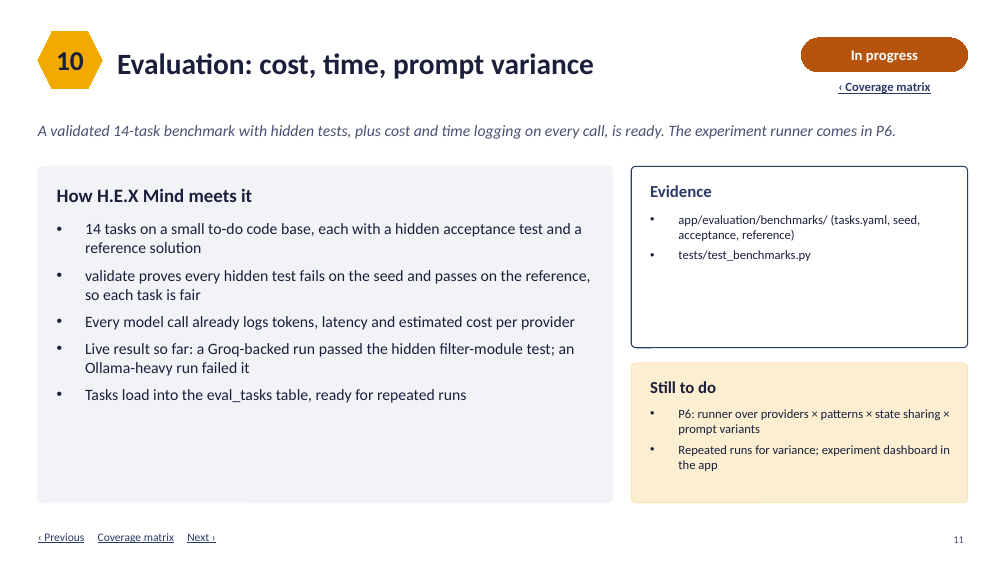
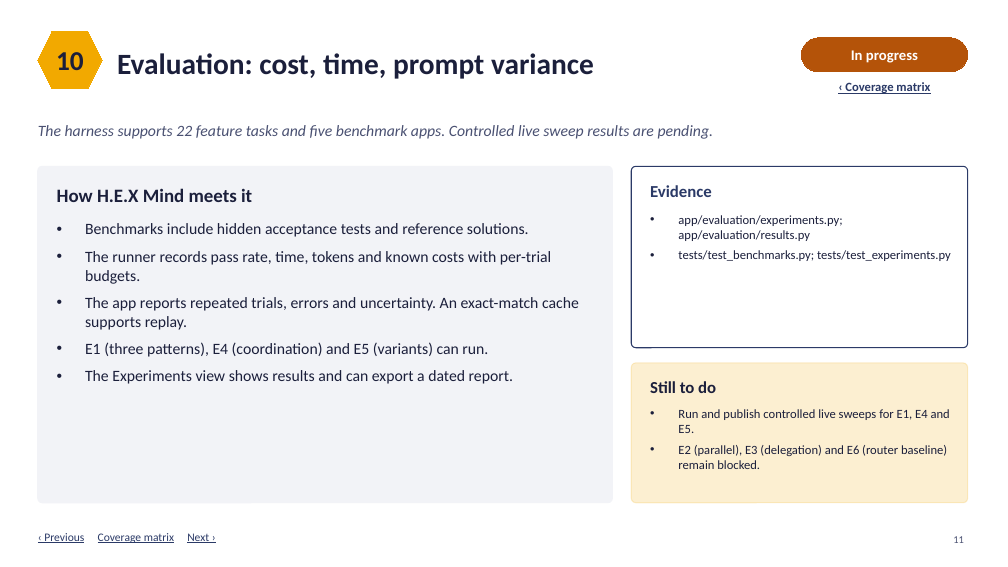
Before and after one commit to Cykikz/HEX, a slide deck: slide 11 of HEX_Mind_Requirements_Coverage_v2.pptx. Drawn at 1008x567 pixels with LibreOffice and Linux fonts; fonts in the diff are those of the drawing. Boxes give left, top, right and bottom in pixels: in the first picture for what was removed or moved away, otherwise in the second. Text is boxed around its words. In the diff, an @@ line names an element or a change of style, - is before the commit and + after.

Commit message:
Refresh course requirements coverage and record HEX Town

```diff
--- a/HEX_Mind_Requirements_Coverage_v2.pptx
+++ b/HEX_Mind_Requirements_Coverage_v2.pptx
@@ text at box(38, 125, 714, 139): text changed @@
-A validated 14-task benchmark with hidden tests, plus cost and time logging on every call, is ready. The experiment runner comes in P6.
+The harness supports 22 feature tasks and five benchmark apps. Controlled live sweep results are pending.
@@ text at box(85, 223, 579, 384): text changed @@
-• 14 tasks on a small to-do code base, each with a hidden acceptance test and a reference solution
-• validate proves every hidden test fails on the seed and passes on the reference, so each task is fair
-• Every model call already logs tokens, latency and estimated cost per provider
-• Live result so far: a Groq-backed run passed the hidden filter-module test; an Ollama-heavy run failed it
-• Tasks load into the eval_tasks table, ready for repeated runs
+• Benchmarks include hidden acceptance tests and reference solutions.
+• The runner records pass rate, time, tokens and known costs with per-trial budgets.
+• The app reports repeated trials, errors and uncertainty. An exact-match cache supports replay.
+• E1 (three patterns), E4 (coordination) and E5 (variants) can run.
+• The Experiments view shows results and can export a dated report.
@@ text at box(678, 215, 951, 261): text changed @@
-• app/evaluation/benchmarks/ (tasks.yaml, seed, acceptance, reference)
-• tests/test_benchmarks.py
+• app/evaluation/experiments.py; app/evaluation/results.py
+• tests/test_benchmarks.py; tests/test_experiments.py
@@ text at box(678, 409, 950, 469): text changed @@
-• P6: runner over providers × patterns × state sharing × prompt variants
-• Repeated runs for variance; experiment dashboard in the app
+• Run and publish controlled live sweeps for E1, E4 and E5.
+• E2 (parallel), E3 (delegation) and E6 (router baseline) remain blocked.
```
Also in this commit, not shown: 12 other slides changed, 1 other file.
